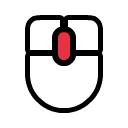
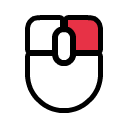
Layers edited between the first and the second 128px x 128px image:
hid "mouse_scroll" over 58, 20, 98, 60
showed "mouse_right" over 58, 20, 98, 60
